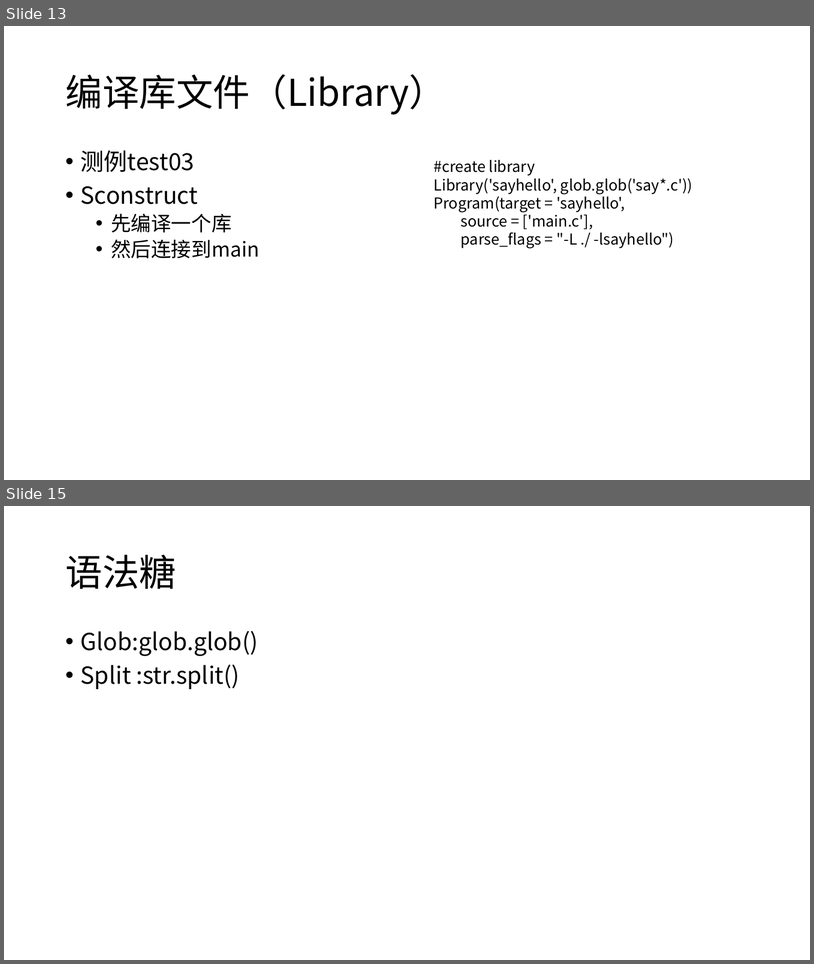
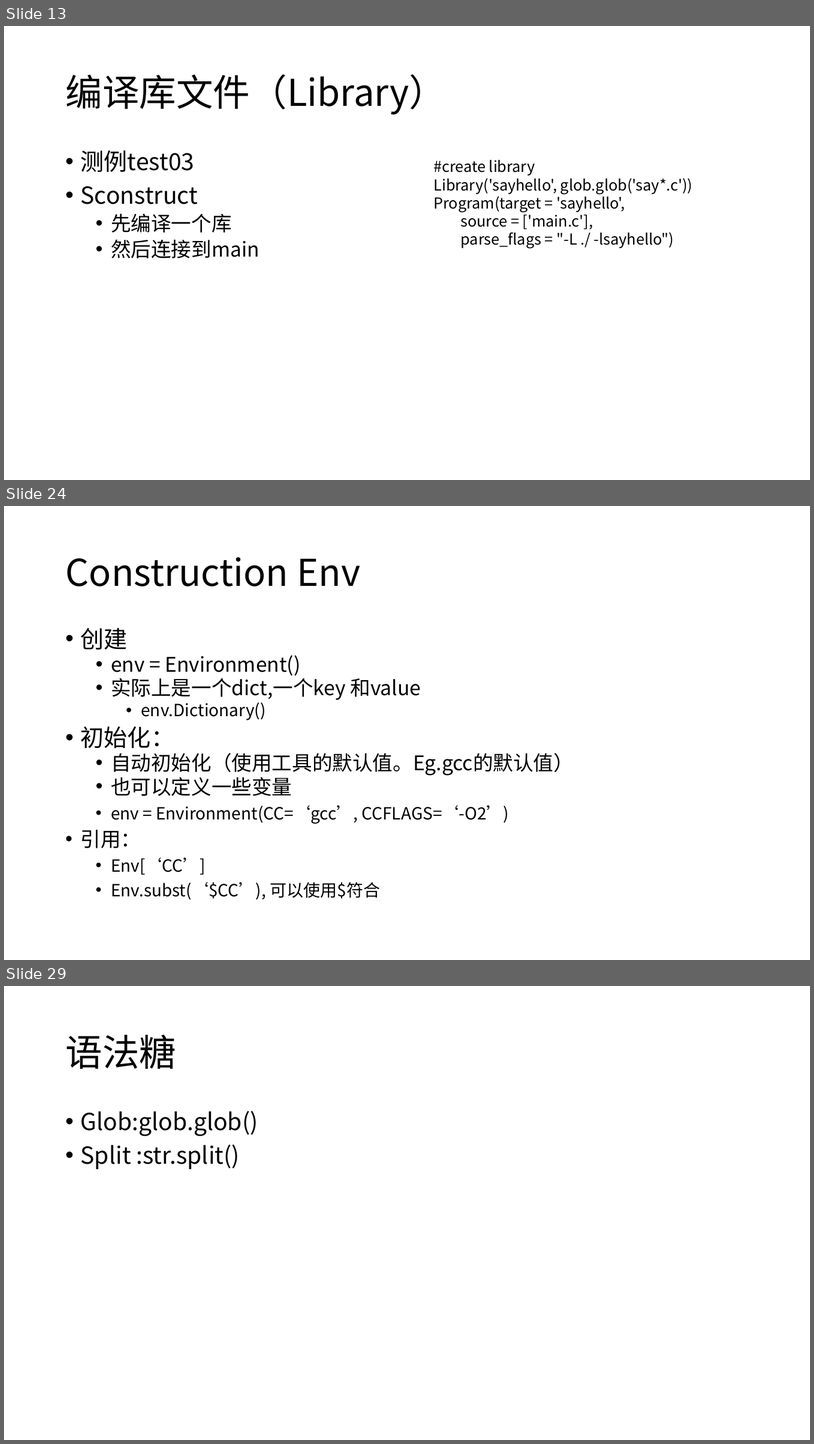
Before and after one commit to h8d9123/CSGamePhysicalEngine, a slide deck: example/learnscons/learnscons.pptx. Shown one above the other, each under a label of ours: slides 13 and 15 before the commit, slides 13, 24 and 29 after it; the slides between them are not shown. The pictures are 814x964 and 814x1444 pixels, drawn with LibreOffice and Linux fonts; fonts in the diff are those of the drawing. Boxes give left, top, right and bottom in pixels: in the first picture for what was removed or moved away, otherwise in the second. Text is boxed around its words. In the diff, an @@ line names an element or a change of style, - is before the commit and + after.

```diff
--- a/example/learnscons/learnscons.pptx
+++ b/example/learnscons/learnscons.pptx
@@ slide 24 added at [4, 506, 810, 960], background #FFFFFF @@
@@ title added at [65, 557, 360, 586], 44 pt, text #000000 @@
+Construction Env
@@ text added at [81, 628, 574, 900], 20 pt, text #000000 @@
+• 创建
+  • env = Environment()
+  • 实际上是一个dict,一个key 和value
+    • env.Dictionary()
+• 初始化：
+  • 自动初始化（使用工具的默认值。Eg.gcc的默认值）
+  • 也可以定义一些变量
+    • env = Environment(CC=‘gcc’, CCFLAGS=‘-O2’)
+  • 引用：
+    • Env[‘CC’]
+    • Env.subst(‘$CC’), 可以使用$符合
@@ what was slide 15 is now slide 29 @@
```
Also in this commit, not shown: 1 slide changed, 14 other slides added, 1 slide removed, 21 other files.
